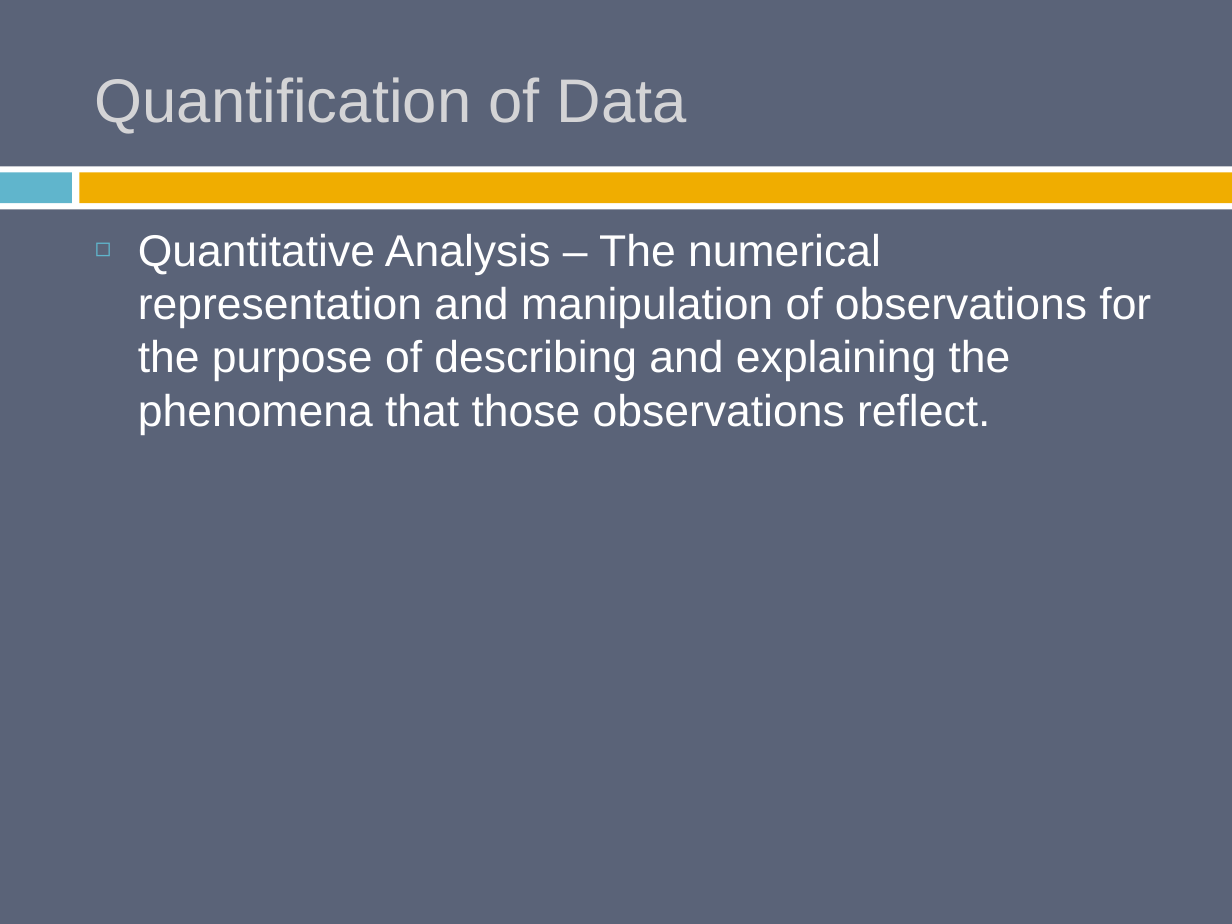
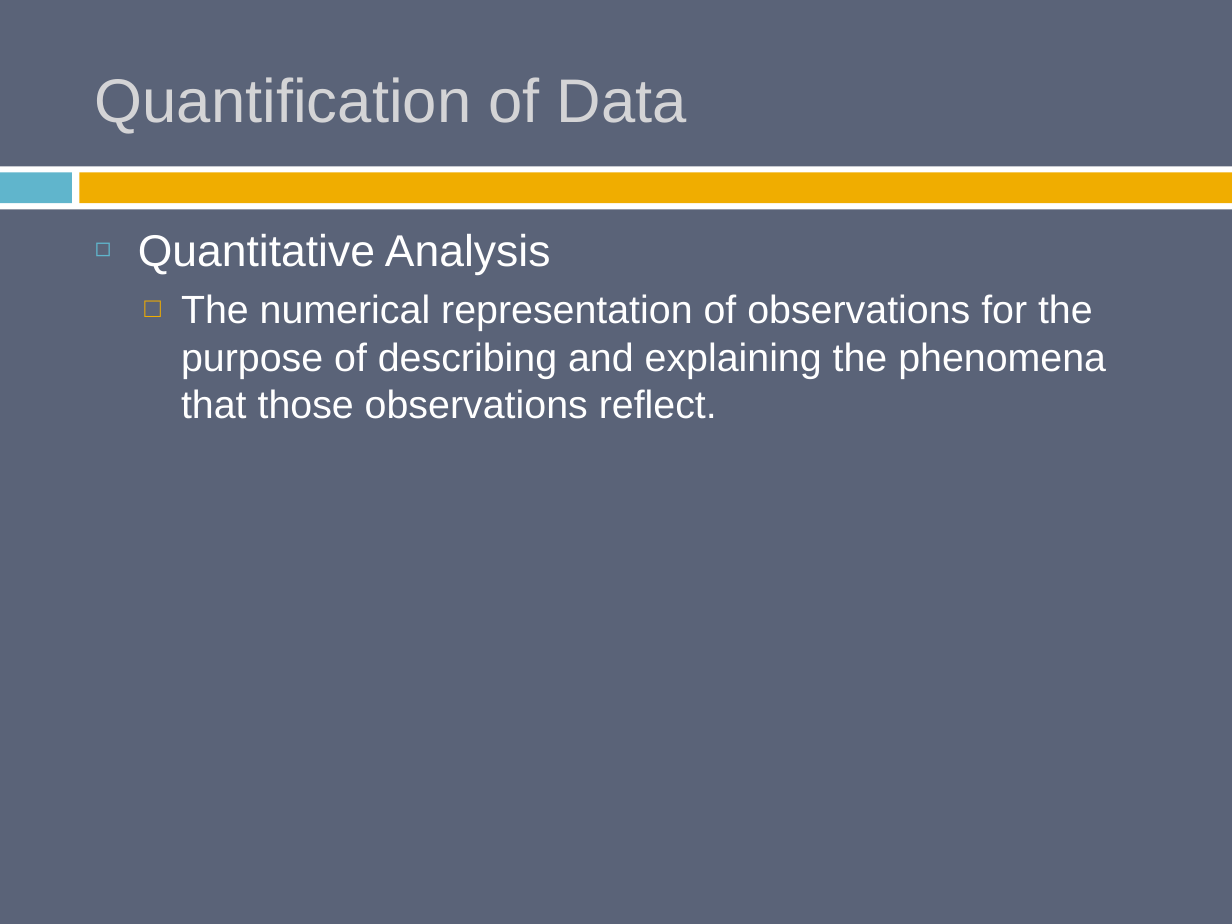
Before and after one commit to burrelvannjr/methods_csuf, a slide deck: slide 3 of ppts/old/Babbie_7e_PPT_ch_14.pptx. Drawn at 1232x924 pixels with LibreOffice and Linux fonts; fonts in the diff are those of the drawing. Boxes give left, top, right and bottom in pixels: in the first picture for what was removed or moved away, otherwise in the second. Text is boxed around its words. In the diff, an @@ line names an element or a change of style, - is before the commit and + after.

```diff
--- a/ppts/old/Babbie_7e_PPT_ch_14.pptx
+++ b/ppts/old/Babbie_7e_PPT_ch_14.pptx
@@ text at [138,234,1106,419]: text changed; size 26 to 23 pt @@
-◻ Quantitative Analysis – The numerical representation and manipulation of observations for the purpose of describing and explaining the phenomena that those observations reflect.
+◻ Quantitative Analysis
+  □ The numerical representation of observations for the purpose of describing and explaining the phenomena that those observations reflect.
```
Also in this commit, not shown: 25 other slides changed, 4 slides added, 31 other files.
